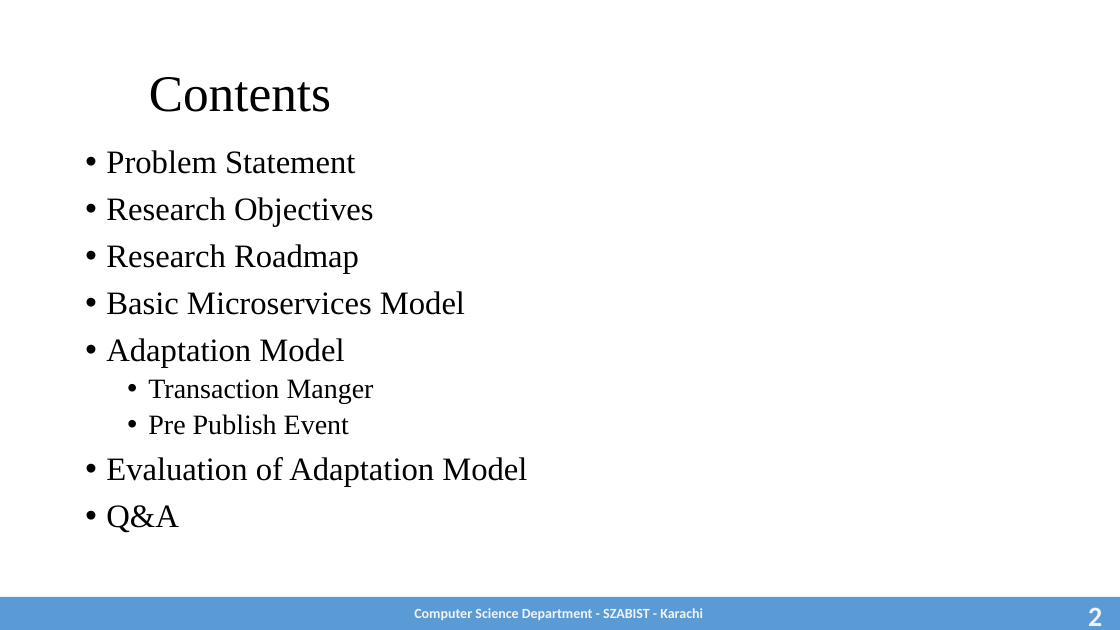
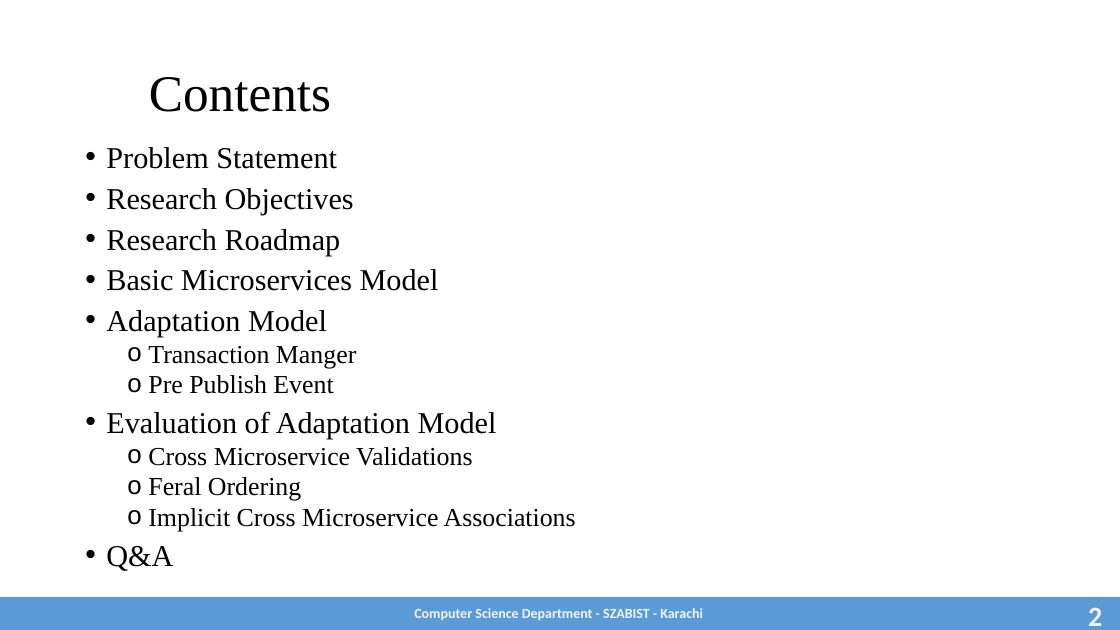
Before and after one commit to asmryz/PhD, a slide deck: slide 2 of Presentation/PhD 3rd Progress.pptx. Drawn at 1120x630 pixels with LibreOffice and Linux fonts; fonts in the diff are those of the drawing; background and template pictures are left out. Boxes give left, top, right and bottom in pixels: in the first picture for what was removed or moved away, otherwise in the second. Text is boxed around its words. In the diff, an @@ line names an element or a change of style, - is before the commit and + after.

```diff
--- a/Presentation/PhD 3rd Progress.pptx
+++ b/Presentation/PhD 3rd Progress.pptx
@@ text at [106,147,497,571]: size 28 to 25.9 pt in "Problem Statement", "Research Objectives", "Research Roadmap", "Basic Microservices Model" and 3 more places; size 24 to 22.2 pt in "Transaction Manger", "Pre Publish Event"; line spacing 0.9 to 0.8; bullet • to o @@
@@ text at [148,447,576,532]: paragraphs added @@
+  o Cross Microservice Validations
+  o Feral Ordering
+  o Implicit Cross Microservice Associations
```
Also in this commit, not shown: 1 other slide changed.
